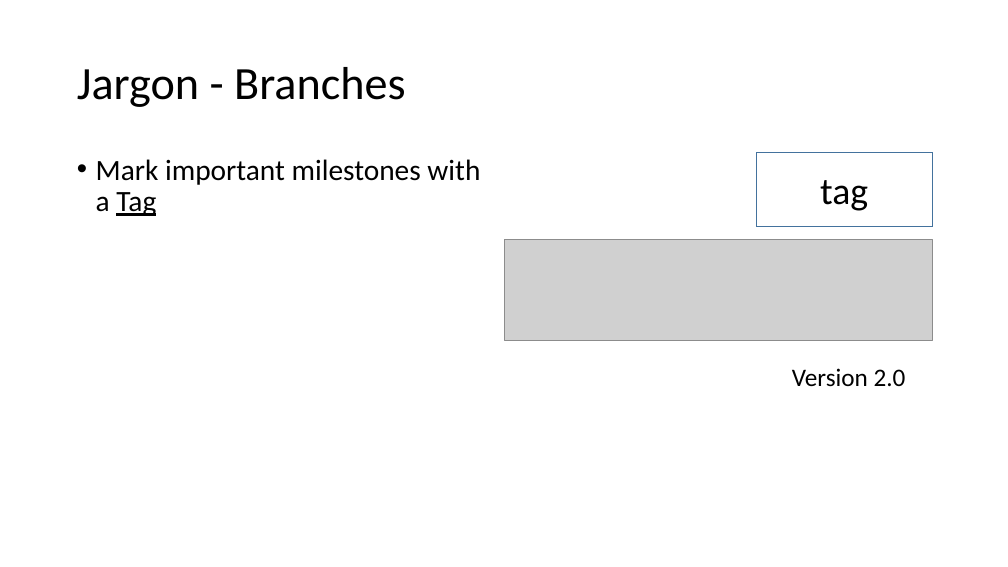
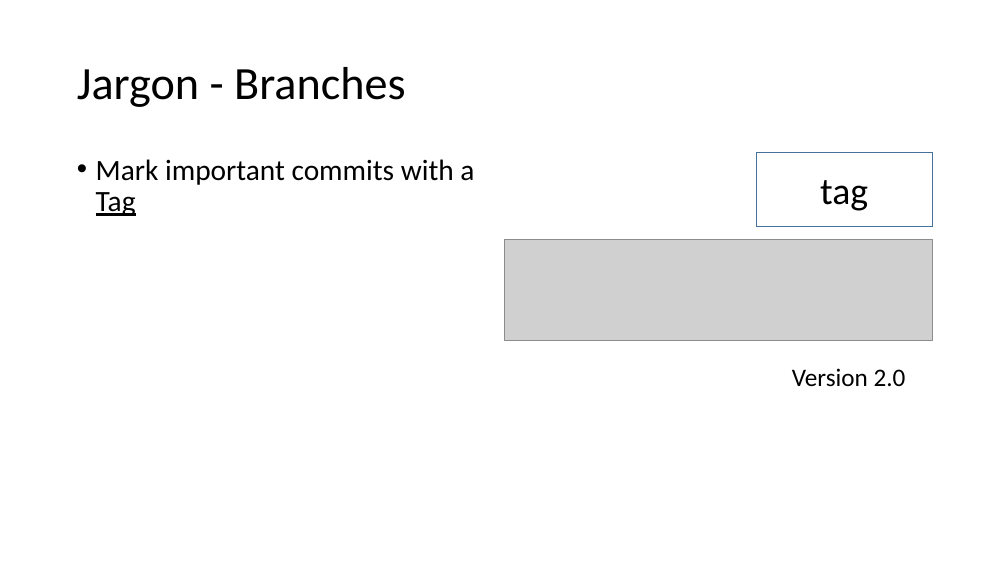
Before and after one commit to vegfetch/talk, a slide deck: slide 28 of cf_version_control_systems.pptx. Drawn at 1008x567 pixels with LibreOffice and Linux fonts; fonts in the diff are those of the drawing; grey boxes stand for pictures. Boxes give left, top, right and bottom in pixels: in the first picture for what was removed or moved away, otherwise in the second. Text is boxed around its words. In the diff, an @@ line names an element or a change of style, - is before the commit and + after.

```diff
--- a/cf_version_control_systems.pptx
+++ b/cf_version_control_systems.pptx
@@ text at <box>96,159,474,216</box>: text changed @@
-• Mark important milestones with a Tag
+• Mark important commits with a Tag
```
Also in this commit, not shown: 2 other slides changed, 3 slides added, 3 slides removed, 11 other files.
